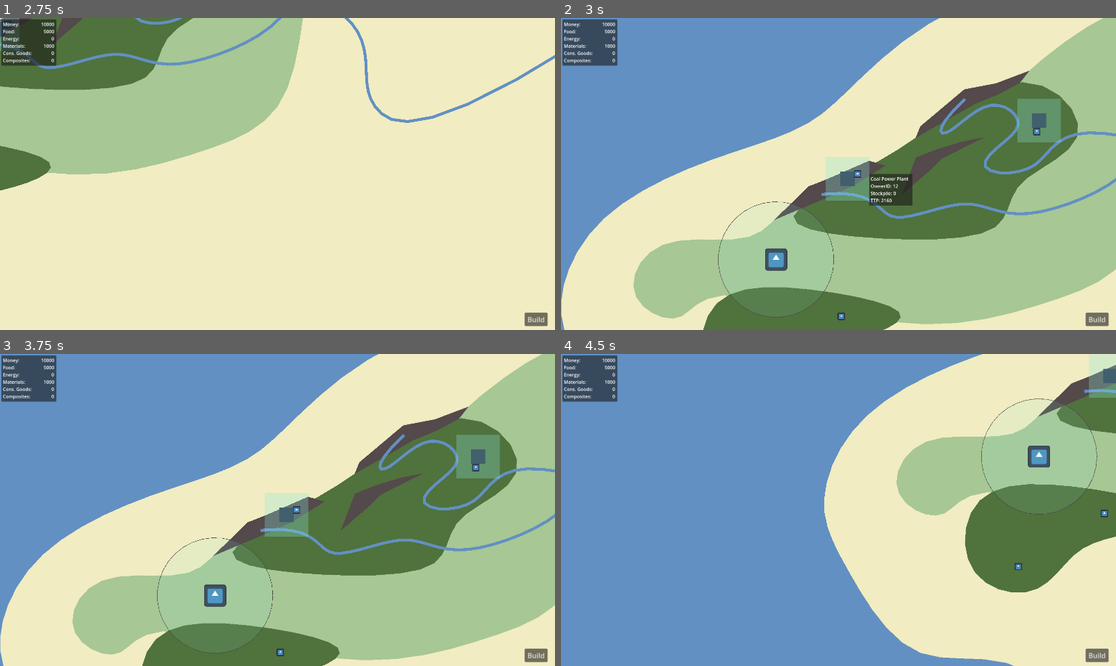
Above: before the commit, frames 1-4 (two rows, left to right).
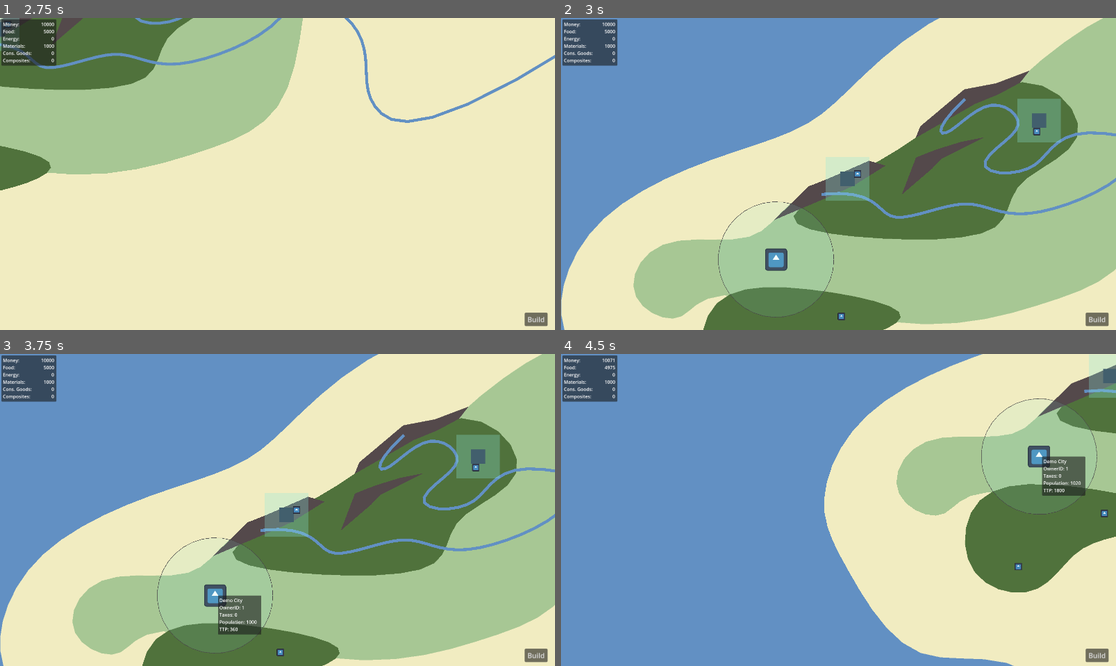
Above: after the commit, the same moments.

Repository: Novation257/Nations-Refounded
Game: Godot game, scene res://masterScene.tscn
The game is run twice, just before and just after one commit, with the same random seed, the same clock (stepped at 60 frames per second) and the same inputs. The engine's default icon, where the game draws it, is replaced by a stand-in: a white triangle on a blue panel in a dark square.
Inputs (mouse positions are in pixels of both pictures, inside the frame that each line leads up to):
- Up to frame 1 (2.75 s): tap Enter at 0.5, 2 s; move the mouse to (294, 217) at 0.52 s; press the mouse at (294, 217) at 0.53 s; tap Space at 1.25 s; move the mouse to (444, 220) at 1.27 s; release the mouse at (444, 220) at 1.28 s; tap Down (CamDown) at 1.35 s; click (444, 220) at 1.55 s; move the mouse to (5, 24) at 2.02 s; press the mouse at (5, 24) at 2.03 s; tap Left (CamLeft) at 2.1 s
- Up to frame 2 (3 s): tap Space at 2.75 s; move the mouse to (866, 174) at 2.77 s; release the mouse at (866, 174) at 2.78 s; tap Right (CamRight) at 2.85 s
- Up to frame 3 (3.75 s): click (305, 510) at 3.05 s; tap Enter at 3.5 s; move the mouse to (216, 594) at 3.52 s; press the mouse at (216, 594) at 3.53 s; tap Up (CamUp) at 3.6 s
- Up to frame 4 (4.5 s): tap Space at 4.25 s; move the mouse to (1038, 456) at 4.27 s; release the mouse at (1038, 456) at 4.28 s; click (1038, 456) at 4.35 s

Frame 1 is identical in both runs. In frame 2, 0.8% of the frame differs, in the area x 55-64%, y 49-61%; in frame 3, 1.0%; in frame 4, 1.1%, in the area x 7-97%, y 1-52%.

Commit message:
First implementation of cities (#9) and other small changes
- Changed the hover hitbox of extractors so that two UI elements won't show on top of each other
- Cities now automatically consume food, energy, and consumer goods to produce money
- Cities' population grows naturally when food is present
- Cities lose population when there is no food
- City taxes and population growth are negatively effected by the absence consumer goods
- City limits grows with population
- Added city UI that shows critical stats
- Added NegateNoMod function to resources.gd for cleaner implementation of the class

Diff:
--- a/ClientApp/gameObjects/city/city.gd
+++ b/ClientApp/gameObjects/city/city.gd
@@ -1,7 +1,20 @@
 extends Node2D
 class_name City
 
-var scaleMod:float = .005
+# Identifiers
+var id:int
+
+# UI
+var UI:Panel
+var UI_name:Label
+var UI_ownerID:Label
+var UI_population:Label
+var UI_stockpile:Label
+var UI_TTP:Label
+
+# Signaling
+signal production_tick(city:City)
+signal taxes_collected(taxes:int)
 
 # Population constants
 var initialPopulation:int = 1000
@@ -11,9 +24,9 @@
 var timeMul:float = 4
 
 # Production/consumption constants
-var TPP:float = .4   # 400 per 1000 pop
-var FPP:float = .1   # 100 per 1000 pop
-var CGPP:float = .05 # 50 per 1000 pop (when pop is over 100,000)
+var TPP:float = .035   # 35 per 1000 pop
+var FPP:float = .025   # 25 per 1000 pop
+var CGPP:float = .010 # 10 per 1000 pop (when pop is over 100,000)
 
 # Nodes
 var cityLimits:Polygon2D
@@ -23,43 +36,97 @@
 var productionTime:int = 1800 # 30 minutes
 var productionCountdown:int = productionTime
 var stockpile:int = 0
-var production:Resources = Resources.new()
-
-# Signal
-signal production_tick(city:City)
+var inputs:Resources = Resources.new()
 
 func growPopulation(modifier:float) -> void:
 	population += (growthRate * population)* max(0, 1-(population/maxPopulation)) * modifier
+	set_meta("population", population)
 
 # Add production to the extractor and increase stockpile when necessary
 func doProductionTick(time:int) -> void:
 	#print("Doing tick on extractor:" + name)
 	productionCountdown -= time
 	if(productionCountdown <= 0): # Production cycle completed
+		print("done!")
+		production_tick.emit(self)
 		stockpile += 1
 		productionCountdown = productionTime + productionCountdown
+
+		# Update City limits - log scale giving values between 2 and 4.5
+		cityLimits.scale[0] = max(2, (0.5 * log(population) / log(10) - 0.5) + 1)
+		cityLimits.scale[1] = cityLimits.scale[0]
+
+		# Update inputs
+		inputs.food = floor(FPP * population)
+		if (population > 100000): inputs.consumer_goods = floor(CGPP * population)
+		else: inputs.consumer_goods = 0
+
+	# Update UI
+	UI_population.text = "Population: " + str(get_meta("population"))
+	UI_stockpile.text = "Taxes: " + str(floor(TPP * population * stockpile))
+	UI_TTP.text = "TTP: " + str(productionCountdown)
 	return
 
 # Check if the player has enough resources to supply the city
-func checkResources(cityConsumption:Resources, playerResources:Resources) -> int:
+func checkResources(playerResources:Resources) -> int:
 	var temp:Resources = Resources.new()
-	temp.combine(cityConsumption)
-	temp.negate()
+	temp.combine(self.inputs.negateNoMod())
 	temp.combine(playerResources)
+	if temp.food < 0 && temp.consumer_goods < 0: return 3
 	if temp.food < 0: return 1
 	if temp.consumer_goods < 0: return 2
 	else: return 0
 
 func _ready() -> void:
+	# Get UI nodes
+	UI = get_node("%UI")
+	UI_name = get_node("%name")
+	UI_ownerID = get_node("%ownerID")
+	UI_population = get_node("%population")
+	UI_stockpile = get_node("%stockpile")
+	UI_TTP = get_node("%TTP")
+
 	cityLimits = get_node("%CityLimitsPoly")
+
+
+	# Hide UI and update values
+	UI.visible = false
+	UI_name.text = name
+	UI_ownerID.text = "OwnerID: " + str(get_meta("ownerID"))
+
+	# Get population
+	population = get_meta("population")
+
+	# Update inputs
+	inputs.food = floor(FPP * population)
+	if (population > 100000): inputs.consumer_goods = floor(CGPP * population)
+	else: inputs.consumer_goods = 0
 	pass
 
 func _process(delta: float) -> void:
-	#cityLimits.scale[0] += scaleMod
-	#cityLimits.scale[1] = cityLimits.scale[0]
-	#if(cityLimits.scale[0] >= 4 || cityLimits.scale[0] <= 2): scaleMod *= -1
+	# Make UI follow cursor if the UI isn't hidden
+	if UI.visible == true:
+		var m_pos:Vector2 = get_local_mouse_position()
+		UI.position[0] = m_pos[0] + 10
+		UI.position[1] = m_pos[1] + 0
 	pass
 
+func _on_city_inner_coll_mouse_entered() -> void:
+	UI.visible = true
+	return
 
-func _on_inherited_collision_mouse_entered() -> void:
-	pass # Replace with function body.
+func _on_city_inner_coll_mouse_exited() -> void:
+	UI.visible = false
+	return
+
+# On left click - collect taxes
+func _on_city_inner_coll_input_event(viewport: Node, event: InputEvent, shape_idx: int) -> void:
+	if(Input.is_action_just_pressed("LMB")):
+		print("City clicked")
+		# Send taxes to masterScene and empty stockpile
+		taxes_collected.emit(floor(TPP * population * stockpile))
+		stockpile = 0
+
+		# Update UI
+		UI_stockpile.text = "Taxes: 0"
+	return
--- a/ClientApp/gameObjects/city/city.tscn
+++ b/ClientApp/gameObjects/city/city.tscn
@@ -11,6 +11,8 @@
 
 [node name="City" type="Node2D"]
 script = ExtResource("1_3kdso")
+metadata/ownerID = 0
+metadata/population = 10000
 
 [node name="Sprite2D" type="Sprite2D" parent="."]
 scale = Vector2(0.6, 0.6)
@@ -31,4 +33,84 @@
 
 [node name="PolygonBorder" parent="CityLimitsPoly" instance=ExtResource("5_mc7sa")]
 
+[node name="UI" type="Panel" parent="."]
+unique_name_in_owner = true
+offset_left = 100.0
+offset_top = -80.0
+offset_right = 250.0
+offset_bottom = 55.0
+metadata/_edit_use_anchors_ = true
+
+[node name="name" type="Label" parent="UI"]
+unique_name_in_owner = true
+layout_mode = 1
+anchors_preset = -1
+offset_left = 5.0
+offset_top = 4.93642
+offset_right = 145.0
+offset_bottom = 29.7698
+text = "City Name"
+metadata/_edit_use_anchors_ = true
+
+[node name="ownerID" type="Label" parent="UI"]
+unique_name_in_owner = true
+layout_mode = 1
+anchors_preset = -1
+anchor_left = -0.02
+anchor_top = 0.00686417
+anchor_right = 0.273333
+anchor_bottom = 0.0235308
+offset_left = 8.0
+offset_top = 29.1763
+offset_right = 104.0
+offset_bottom = 52.1763
+text = "OwnerID: 12"
+metadata/_edit_use_anchors_ = true
+
+[node name="population" type="Label" parent="UI"]
+unique_name_in_owner = true
+layout_mode = 1
+anchors_preset = -1
+anchor_left = -0.0571429
+anchor_top = 0.824704
+anchor_right = 0.23619
+anchor_bottom = 0.841371
+offset_left = 13.5714
+offset_top = -31.2321
+offset_right = 109.571
+offset_bottom = -8.23205
+text = "OwnerID: 12"
+metadata/_edit_use_anchors_ = true
+
+[node name="stockpile" type="Label" parent="UI"]
+unique_name_in_owner = true
+layout_mode = 1
+anchors_preset = -1
+anchor_left = -0.0733333
+anchor_top = -0.0257892
+anchor_right = 0.22
+anchor_bottom = -0.00912264
+offset_left = 16.0
+offset_top = 58.3526
+offset_right = 112.0
+offset_bottom = 81.3526
+text = "Stockpile: 12"
+metadata/_edit_use_anchors_ = true
+
+[node name="TTP" type="Label" parent="UI"]
+unique_name_in_owner = true
+layout_mode = 1
+anchors_preset = -1
+anchor_left = 0.0333334
+anchor_top = 0.777778
+anchor_right = 0.32
+anchor_bottom = 0.794444
+offset_right = 97.0
+offset_bottom = 23.0
+text = "TTP: 12"
+metadata/_edit_use_anchors_ = true
+
+[connection signal="input_event" from="CityInnerColl" to="." method="_on_city_inner_coll_input_event"]
+[connection signal="mouse_entered" from="CityInnerColl" to="." method="_on_city_inner_coll_mouse_entered"]
+[connection signal="mouse_exited" from="CityInnerColl" to="." method="_on_city_inner_coll_mouse_exited"]
 [connection signal="mouse_entered" from="CityLimitsPoly/CityLimitsColl" to="." method="_on_inherited_collision_mouse_entered"]
--- a/ClientApp/gameObjects/extractor/GenericExtractor.tscn
+++ b/ClientApp/gameObjects/extractor/GenericExtractor.tscn
@@ -1,4 +1,6 @@
-[gd_scene load_steps=3 format=3 uid="uid://b8witt57rpqyq"]
+[gd_scene load_steps=4 format=3 uid="uid://b8witt57rpqyq"]
+
+[ext_resource type="PackedScene" uid="uid://dywdkjpfrjy8r" path="res://helperScenes/inheritedCollPoly/inheritedCollPoly.tscn" id="1_4243g"]
 
 [sub_resource type="GDScript" id="GDScript_4xwks"]
 script/source = "extends Polygon2D
@@ -95,21 +97,20 @@
 
 
 # Show/hide UI if mouse is hoving over extractor
-func _on_area_2d_mouse_entered() -> void:
+func _on_inherited_collision_mouse_entered() -> void:
 	UI.visible = true
 	return
 
-func _on_area_2d_mouse_exited() -> void:
+func _on_inherited_collision_mouse_exited() -> void:
 	UI.visible = false
 	return
 
-# On left click - collect resources
-func _on_area_2d_input_event(viewport: Node, event: InputEvent, shape_idx: int) -> void:
+
+func _on_inherited_collision_input_event(viewport: Node, event: InputEvent, shape_idx: int) -> void:
 	if(Input.is_action_just_pressed(\"LMB\")):
 		#print(name + \" clicked\")
 		clicked = true
 	else: clicked = false
-	return
 "
 
 [sub_resource type="RectangleShape2D" id="RectangleShape2D_x1knm"]
@@ -127,6 +128,8 @@
 scale = Vector2(1, 0.992)
 color = Color(0.2623, 0.3741, 0.43, 1)
 polygon = PackedVector2Array(-25, -25, -25, 25, 25, 25, 25, -25)
+
+[node name="InheritedCollision" parent="Extractor Cube" instance=ExtResource("1_4243g")]
 
 [node name="ExtractorColl" type="Area2D" parent="."]
 
@@ -196,6 +199,9 @@
 text = "TTP: 12"
 metadata/_edit_use_anchors_ = true
 
+[connection signal="input_event" from="Extractor Cube/InheritedCollision" to="." method="_on_inherited_collision_input_event"]
+[connection signal="mouse_entered" from="Extractor Cube/InheritedCollision" to="." method="_on_inherited_collision_mouse_entered"]
+[connection signal="mouse_exited" from="Extractor Cube/InheritedCollision" to="." method="_on_inherited_collision_mouse_exited"]
 [connection signal="input_event" from="ExtractorColl" to="." method="_on_area_2d_input_event"]
 [connection signal="mouse_entered" from="ExtractorColl" to="." method="_on_area_2d_mouse_entered"]
 [connection signal="mouse_exited" from="ExtractorColl" to="." method="_on_area_2d_mouse_exited"]
--- a/ClientApp/masterScene.tscn
+++ b/ClientApp/masterScene.tscn
@@ -17,7 +17,7 @@
 position = Vector2(65.9999, 155)
 script = ExtResource("3_tiwjy")
 points = PackedVector2Array(-2433.31, -518.684, -2004.8, -716.461, -1647.84, -804.659, -1484.05, -1021.36, -987.639, -1 …(1136 unchanged characters)…
-weights = PackedFloat32Array(1, 1, 1, 1, 1, 1, 1, 1, 1, 1, 1 …(120092 unchanged characters)… 1, 1, 1, 1, 1, 1, 1, 1, 1, 1, 1, 1, 1, 1)
+weights = PackedFloat32Array(1, 1, 1, 1, 1, 1, 1, 1, 1, 1, 1 …(120092 unchanged characters)… 1, 1, 1, 1, 1, 1, 1, 1, 1, 1, 1, 1, 1, 1, 1, 1, 1, 1, 1, 1, 1, 1, 1, 1, 1, 1, 1, 1, 1, 1, 1, 1, 1, 1)
 collision_poly = NodePath("barren/CollisionPolygon2D")
 open = false
 border = false
@@ -34,7 +34,7 @@
 position = Vector2(-980, -203)
 script = ExtResource("3_tiwjy")
 points = PackedVector2Array(-243.622, -222.623, 78.9117, -640.832, 508.909, -930.005, 665.709, -836.773, 563.194, -447.16, 530.291, 35.7971, 207.751, 151.71, -248.317, 285.678, -1009.16, 55.1613, -1048.76, 258.808, -1298.16, 142.881, -1164.63, -108.98, -776.504, -20.901, -700.589, -274.256)
-weights = PackedFloat32Array(1, 1, 1, 1, 1, 1, 1, 1, 1, 1, 1 …(22541 unchanged characters)… 1, 1, 1, 1, 1, 1, 1, 1, 1, 1, 1, 1, 1, 1)
+weights = PackedFloat32Array(1, 1, 1, 1, 1, 1, 1, 1, 1, 1, 1 …(22541 unchanged characters)… 1, 1, 1, 1, 1, 1, 1, 1, 1, 1, 1, 1, 1, 1, 1, 1, 1, 1, 1, 1, 1, 1, 1, 1, 1, 1, 1, 1, 1, 1, 1, 1, 1, 1)
 collision_poly = NodePath("plains/CollisionPolygon2D")
 open = false
 border = false
@@ -51,7 +51,7 @@
 position = Vector2(-1035, -521)
 script = ExtResource("3_tiwjy")
 points = PackedVector2Array(-786.552, 194.825, -253.795, -31.4633, 173.837, -409.204, 467.833, -79.5718, 82.9648, 45.1541, 145.328, 255.406, -367.83, 258.97)
-weights = PackedFloat32Array(1, 1, 1, 1, 1, 1, 1, 1, 1, 1, 1 …(16484 unchanged characters)… 1, 1, 1, 1, 1, 1, 1, 1, 1, 1, 1, 1, 1, 1)
+weights = PackedFloat32Array(1, 1, 1, 1, 1, 1, 1, 1, 1, 1, 1 …(16484 unchanged characters)… 1, 1, 1, 1, 1, 1, 1, 1, 1, 1, 1, 1, 1, 1, 1, 1, 1, 1, 1, 1, 1, 1, 1, 1, 1, 1, 1, 1, 1, 1, 1, 1, 1, 1)
 collision_poly = NodePath("forest/CollisionPolygon2D")
 open = false
 border = false
@@ -129,7 +129,7 @@
 position = Vector2(-1735, 113)
 script = ExtResource("3_tiwjy")
 points = PackedVector2Array(-243.622, -222.623, 110.098, -223.524, 539.917, -135.425, 323.673, -36.6466, 128.786, -12.6194, 18.7378, 201.189, -274.336, 120.865)
-weights = PackedFloat32Array(1, 1, 1, 1, 1, 1, 1, 1, 1, 1, 1 …(5264 unchanged characters)… 1, 1, 1, 1, 1, 1, 1, 1, 1, 1, 1, 1, 1, 1)
+weights = PackedFloat32Array(1, 1, 1, 1, 1, 1, 1, 1, 1, 1, 1 …(5264 unchanged characters)… 1, 1, 1, 1, 1, 1, 1, 1, 1, 1, 1, 1, 1, 1, 1, 1, 1, 1, 1, 1, 1, 1, 1, 1, 1, 1, 1, 1, 1, 1, 1, 1, 1, 1)
 collision_poly = NodePath("forest/CollisionPolygon2D")
 open = false
 border = false
@@ -146,7 +146,7 @@
 position = Vector2(556, -855)
 script = ExtResource("3_tiwjy")
 points = PackedVector2Array(19.9692, -265.708, 355.59, -217.762, 478.451, -142.847, 469.461, -5.00256, 402.259, 102.07, 340.631, 91.9543, 138.782, -110.154, -244.144, 58.0143, -265.713, 259.592, -369.792, 206.203, -654.269, 288.666, -429.523, -268.705, -243.733, -340.623)
-weights = PackedFloat32Array(1, 1, 1, 1, 1, 1, 1, 1, 1, 1, 1 …(35822 unchanged characters)… 1, 1, 1, 1, 1, 1, 1, 1, 1, 1, 1, 1, 1, 1)
+weights = PackedFloat32Array(1, 1, 1, 1, 1, 1, 1, 1, 1, 1, 1 …(35822 unchanged characters)… 1, 1, 1, 1, 1, 1, 1, 1, 1, 1, 1, 1, 1, 1, 1, 1, 1, 1, 1, 1, 1, 1, 1, 1, 1, 1, 1, 1, 1, 1, 1, 1, 1, 1)
 collision_poly = NodePath("plains/CollisionPolygon2D")
 open = false
 border = false
@@ -163,7 +163,7 @@
 position = Vector2(525, -701)
 script = ExtResource("3_tiwjy")
 points = PackedVector2Array(-326.819, -35.0415, 65.0303, -257.976, 397.181, -159.042, 467.833, -79.5718, 343.181, 16.9585, 137.181, 20.9585, -388.181, 122.949)
-weights = PackedFloat32Array(1, 1, 1, 1, 1, 1, 1, 1, 1, 1, 1 …(21728 unchanged characters)… 1, 1, 1, 1, 1, 1, 1, 1, 1, 1, 1, 1, 1, 1)
+weights = PackedFloat32Array(1, 1, 1, 1, 1, 1, 1, 1, 1, 1, 1 …(21728 unchanged characters)… 1, 1, 1, 1, 1, 1, 1, 1, 1, 1, 1, 1, 1, 1, 1, 1, 1, 1, 1, 1, 1, 1, 1, 1, 1, 1, 1, 1, 1, 1, 1, 1, 1, 1)
 collision_poly = NodePath("forest/CollisionPolygon2D")
 open = false
 border = false
@@ -183,8 +183,10 @@
 [node name="Cities" type="Node2D" parent="."]
 unique_name_in_owner = true
 
-[node name="City" parent="Cities" instance=ExtResource("7_suwhb")]
+[node name="Demo City" parent="Cities" instance=ExtResource("7_suwhb")]
 position = Vector2(-1725, -199)
+metadata/ownerID = 1
+metadata/population = 1000
 
 [node name="Extractors" type="Node2D" parent="."]
 unique_name_in_owner = true
--- a/ClientApp/scripts/masterScene.gd
+++ b/ClientApp/scripts/masterScene.gd
@@ -47,10 +47,7 @@
 
 func update_build_buttons() -> void:
 	for extractorPanel:extractorBuildButton in staticUI.extractorPanels:
-		var cost:Resources = Resources.new()
-		cost.combine(extractorPanel.buildable.constructionCost)
-		cost.negate()
-		if(curr_player.resources.canCombine(cost)):
+		if(curr_player.resources.canCombine(extractorPanel.buildable.constructionCost.negateNoMod())):
 			extractorPanel.buildButton.text = "Build"
 			extractorPanel.buildButton.disabled = false
 		else:
@@ -83,6 +80,9 @@
 		rn.node_clicked.connect(_on_res_node_clicked)
 	for extractorPanel:extractorBuildButton in staticUI.extractorPanels:
 		extractorPanel.build_button_clicked.connect(_on_build_button_pressed)
+	for city:City in get_node("%Cities").get_children():
+		city.taxes_collected.connect(_on_taxes_collected)
+		city.production_tick.connect(_on_city_production_tick)
 
 	# Hide build menu
 	buildMenu.visible = false
@@ -100,14 +100,18 @@
 # Called every frame. 'delta' is the elapsed time since the previous frame.
 func _process(delta: float) -> void:
 	var extractors = get_node("%Extractors").get_children()
+	var cities = get_node("%Cities").get_children()
+
 	# Update time and time-based events
 	if(time != Time.get_ticks_msec() / 1000):
 		time = Time.get_ticks_msec() / 1000
 		#print(time)
 
-		# Update extractors
+		# Update buildables
 		for extractor in extractors:
 			extractor.doProductionTick(360)
+		for city:City in cities:
+			city.doProductionTick(360)
 
 	# Extractor clicked - collect stockpiled resources
 	check_extractor_collection(extractors)
@@ -143,12 +147,50 @@
 	get_node("%Extractors").add_child(newEx)
 
 	# Subtract extractor construction cost from the player's resources
-	curr_player.resources.combine(newEx.exStats.constructionCost.negate())
+	curr_player.resources.combine(newEx.exStats.constructionCost.negateNoMod())
+	pass
+
+func _on_city_placed(city_position:Vector2) -> void:
+	# Load resource and instanciate
+	var newCityRes:Resource = load("res://gameObjects/city/city.tscn")
+	var newCity:City = newCityRes.instantiate()
+
+	# Set extractor variables and metadata
+	newCity.set_meta("ownerID", curr_player.id)
+	newCity.position = get_global_mouse_position() #TODO: change to pioneer's position
+
+	# Add to cities node and connect production signal
+	get_node("%Cities").add_child(newCity)
+	newCity.production_tick.connect(_on_city_production_tick)
+
+	# TODO: delete pioneer unit
 	pass
 
 func _on_res_node_clicked(extractor:String) -> void:
 	placeRecourceExtractor(extractor)
 
 func _on_build_button_pressed(extractor:String) -> void:
-	buildMenu.visible = false
+	staticUI.toggleBuildMenu()
 	placeRecourceExtractor(extractor)
+
+func _on_city_production_tick(city:City) -> void:
+	if (city.get_meta("ownerID") != curr_player.id): pass
+	var resourceCheck:int = city.checkResources(curr_player.resources)
+	if (resourceCheck == 0): # Normal production
+		if (city.stockpile < 18): city.stockpile += 1
+		city.growPopulation(1)
+		curr_player.resources.combine(city.inputs.negateNoMod())
+	elif (resourceCheck == 3): # City starving AND no consumer goods - no tax production, shrink population
+		city.growPopulation(-0.1)
+	elif (resourceCheck == 1): # City starving - no tax production, shrink population, consume CG
+		city.growPopulation(-0.1)
+		curr_player.resources.consumer_goods -= city.inputs.consumer_goods
+	elif (resourceCheck == 2): # No consumer goods - less tax production, less population growth, consume food
+		if (city.stockpile >= 18): city.stockpile += 0.5
+		city.growPopulation(0.5)
+		curr_player.resources.food -= city.inputs.food
+	return
+
+func _on_taxes_collected(taxes:int) -> void:
+	curr_player.resources.money += taxes
+	return
--- a/ClientApp/scripts/resources.gd
+++ b/ClientApp/scripts/resources.gd
@@ -38,6 +38,13 @@
 	self.applyToAll(func negate(x:int): return -x)
 	return self
 
+# Same as negate, but doesn't change original data
+func negateNoMod() -> Resources:
+	var tempRes = Resources.new()
+	tempRes.combine(self)
+	tempRes.applyToAll(func negate(x:int): return -x)
+	return tempRes
+
 func asArray() -> Array:
 	var resArray:Array[int]
 	resArray.append(money)
